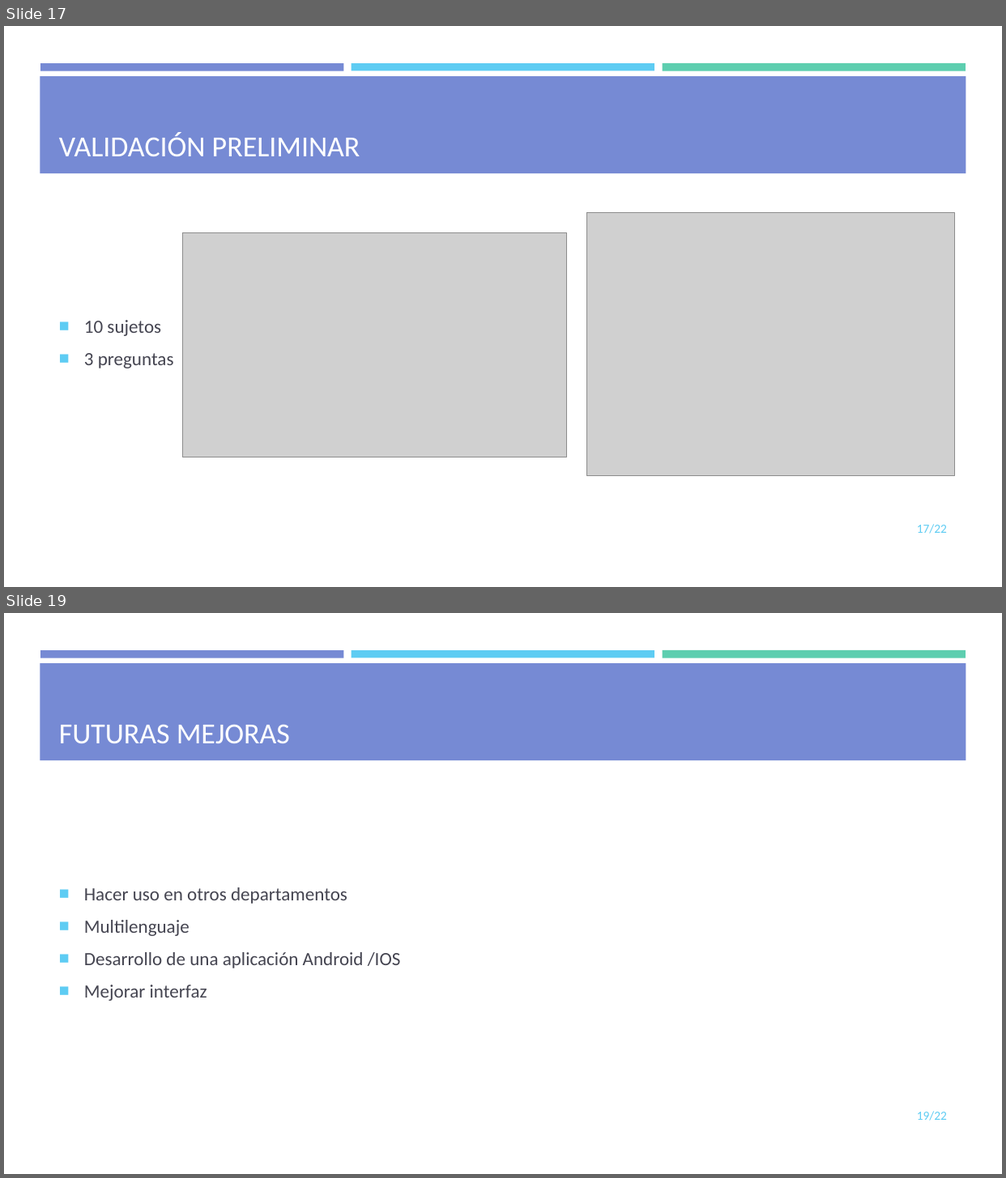
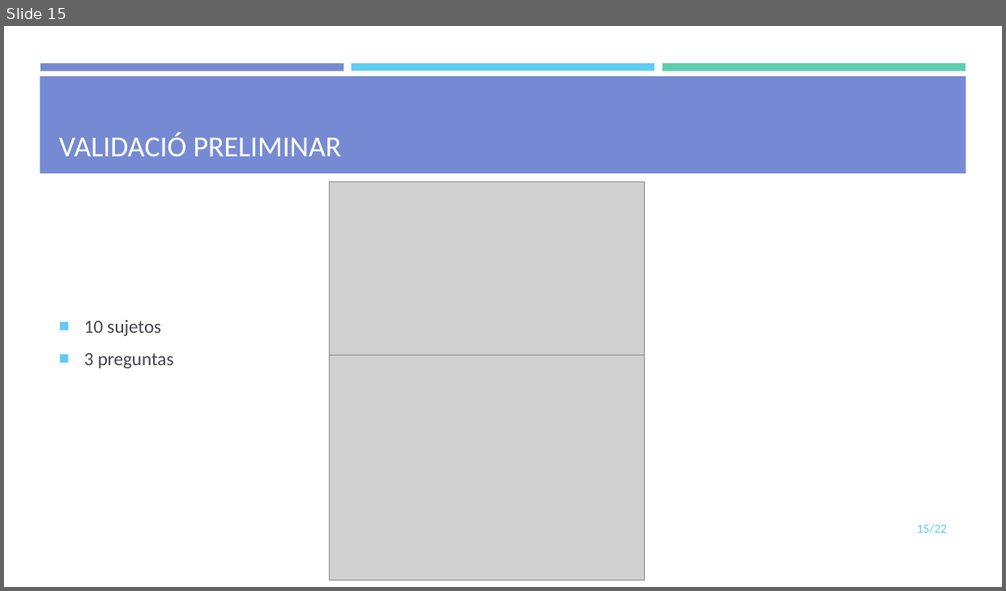
Before and after one commit to mdlunag/tfg, a slide deck: tfg_presentacio.pptx. Shown one above the other, each under a label of ours: slides 17 and 19 before the commit, slide 15 after it; the slides between them are not shown. The pictures are 1006x1178 and 1006x591 pixels, drawn with LibreOffice and Linux fonts; fonts in the diff are those of the drawing; grey boxes stand for pictures. Boxes give left, top, right and bottom in pixels: in the first picture for what was removed or moved away, otherwise in the second. Text is boxed around its words. In the diff, an @@ line names an element or a change of style, - is before the commit and + after.

```diff
--- a/tfg_presentacio.pptx
+++ b/tfg_presentacio.pptx
@@ slide 19 removed at <box>4,613,1002,1174</box>, background #FFFFFF; not listed: 4 template elements that a slide beside it also shows @@
@@ title removed at <box>59,725,290,743</box> @@
-FUTURAS MEJORAS
@@ text removed at <box>84,888,401,1001</box> @@
-■ Hacer uso en otros departamentos
-■ Multilenguaje
-■ Desarrollo de una aplicación Android /IOS
-■ Mejorar interfaz
@@ page number removed at <box>917,1111,947,1121</box> @@
-19/22
@@ what was slide 17 is now slide 15 @@
@@ slide 15 changed as well @@
@@ title at <box>59,132,342,156</box>: text changed @@
-VALIDACIÓN PRELIMINAR
+VALIDACIÓ PRELIMINAR
@@ picture: place and size @@
-picture at <box>182,233,567,457</box>
+picture at <box>330,182,645,355</box>
@@ picture: place and size @@
-picture at <box>586,213,954,476</box>
+picture at <box>330,356,645,581</box>
@@ page number at <box>917,524,947,534</box>: text changed @@
-17/22
+15/22
```
Also in this commit, not shown: 9 other slides changed, 4 slides added, 5 other slides removed.
